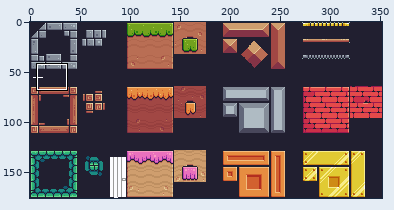
File history of a sprite sheet, tiled_map/terrain.png. The first picture is a wide view before the edit; the outline marks the close-up.
Close-up. Before the commit:
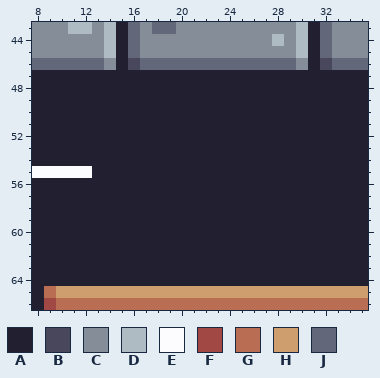
The file is 352x176 pixels. Colours within 5 levels of each other are drawn and written as one. Shown: x 8..35, y 43..66.
Palette (. is transparent): A #211f30  B #48475b  C #858d99  D #afbbc3  E #fcfcff  F #a14744  G #b96e54  H #cf9e6e  J #62677a
Pixels before, first column x 8:
43 CCCDDCDAJCJJCCCCCCCCCCDAJCCC
44 CCCCCCDAJCCCCCCCCCCCDCDAJCCC
45 CCCCCCDAJCCCCCCCCCCCCCDAJCCC
46 JJJJJJCABJJJJJJJJJJJJJCABJJJ
47 AAAAAAAAAAAAAAAAAAAAAAAAAAAA
48 AAAAAAAAAAAAAAAAAAAAAAAAAAAA
49 AAAAAAAAAAAAAAAAAAAAAAAAAAAA
50 AAAAAAAAAAAAAAAAAAAAAAAAAAAA
51 AAAAAAAAAAAAAAAAAAAAAAAAAAAA
52 AAAAAAAAAAAAAAAAAAAAAAAAAAAA
53 AAAAAAAAAAAAAAAAAAAAAAAAAAAA
54 AAAAAAAAAAAAAAAAAAAAAAAAAAAA
55 EEEEEAAAAAAAAAAAAAAAAAAAAAAA
56 AAAAAAAAAAAAAAAAAAAAAAAAAAAA
57 AAAAAAAAAAAAAAAAAAAAAAAAAAAA
58 AAAAAAAAAAAAAAAAAAAAAAAAAAAA
59 AAAAAAAAAAAAAAAAAAAAAAAAAAAA
60 AAAAAAAAAAAAAAAAAAAAAAAAAAAA
61 AAAAAAAAAAAAAAAAAAAAAAAAAAAA
62 AAAAAAAAAAAAAAAAAAAAAAAAAAAA
63 AAAAAAAAAAAAAAAAAAAAAAAAAAAA
64 AAAAAAAAAAAAAAAAAAAAAAAAAAAA
65 AGHHHHHHHHHHHHHHHHHHHHHHHHHH
66 AFGGGGGGGGGGGGGGGGGGGGGGGGGG
New version:
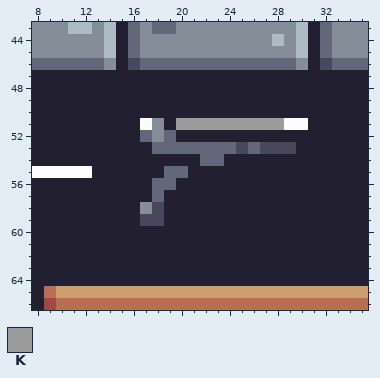
Colours new in this view: K #9b9b9b
From old to new:
The author changed colour A to colour B in row 53 at x 25 and 27 to 29; in row 58 at x 18; in row 59 at x 17 to 18.
The author changed colour A to colour C in rows 51 to 52 at x 18; in row 58 at x 17.
The author changed colour A to colour E in row 51 at x 17 and 29 to 30.
The author changed colour A to colour J in row 52 at x 17 and 19; in row 53 at x 18 to 24 and 26; in row 54 at x 22 to 23; in row 55 at x 19 to 20; in row 56 at x 18 to 19; in row 57 at x 18.
The author changed colour A to colour K in row 51 at x 20 to 28.
Changed places in both close-ups, as pixel boxes (x1, y1, x2, y2):
changed: (140, 118, 308, 226)
